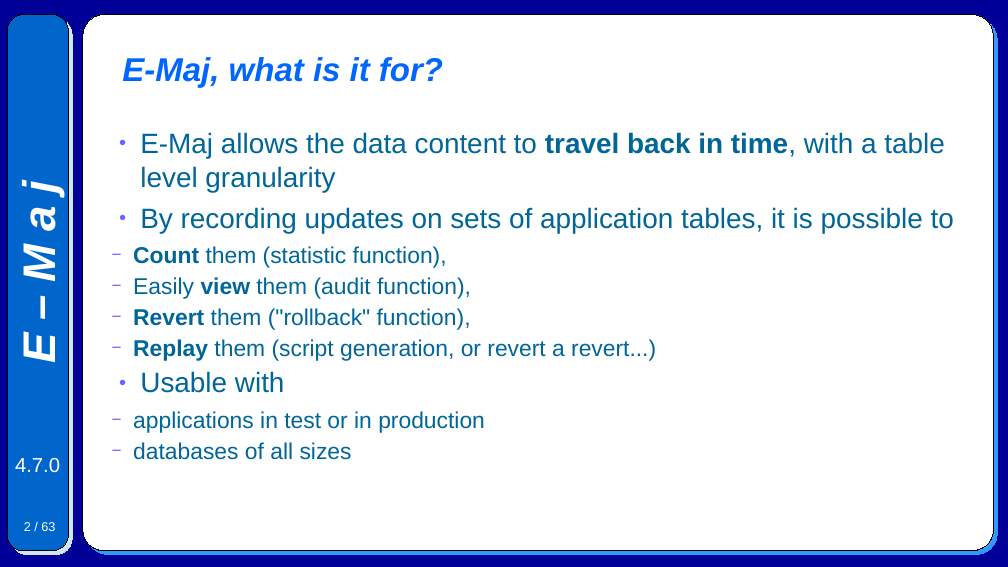
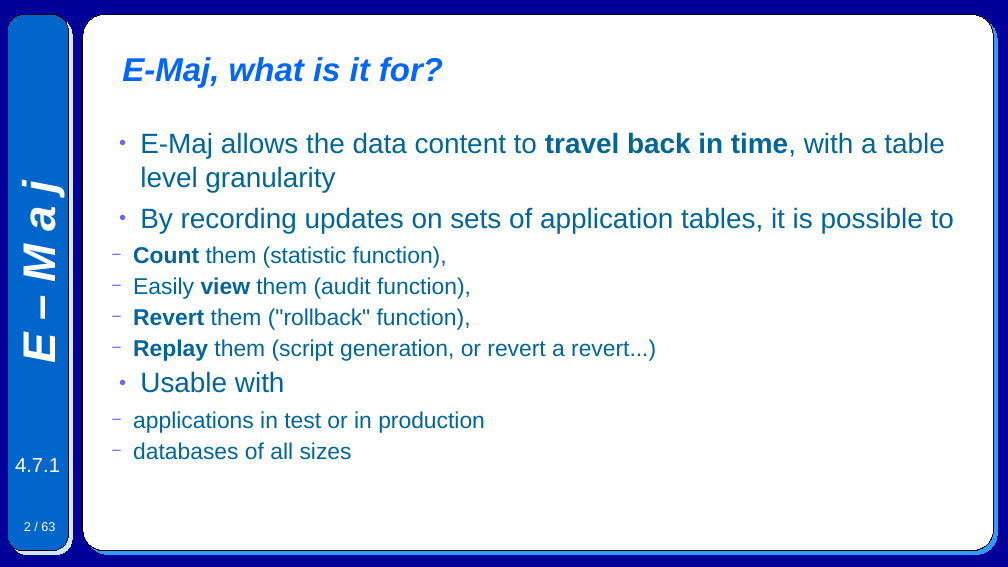
Before and after one commit to beaud76/emaj_doc, a slide deck: slide 2 of Emaj.devel_pres_en.odp. Drawn at 1008x567 pixels with LibreOffice and Linux fonts; fonts in the diff are those of the drawing. Boxes give left, top, right and bottom in pixels: in the first picture for what was removed or moved away, otherwise in the second. Text is boxed around its words. In the diff, an @@ line names an element or a change of style, - is before the commit and + after.

```diff
--- a/Emaj.devel_pres_en.odp
+++ b/Emaj.devel_pres_en.odp
@@ text at (15,458,60,472): text changed @@
-4.7.0
+4.7.1
```
Also in this commit, not shown: 58 other slides changed, 6 other files.
